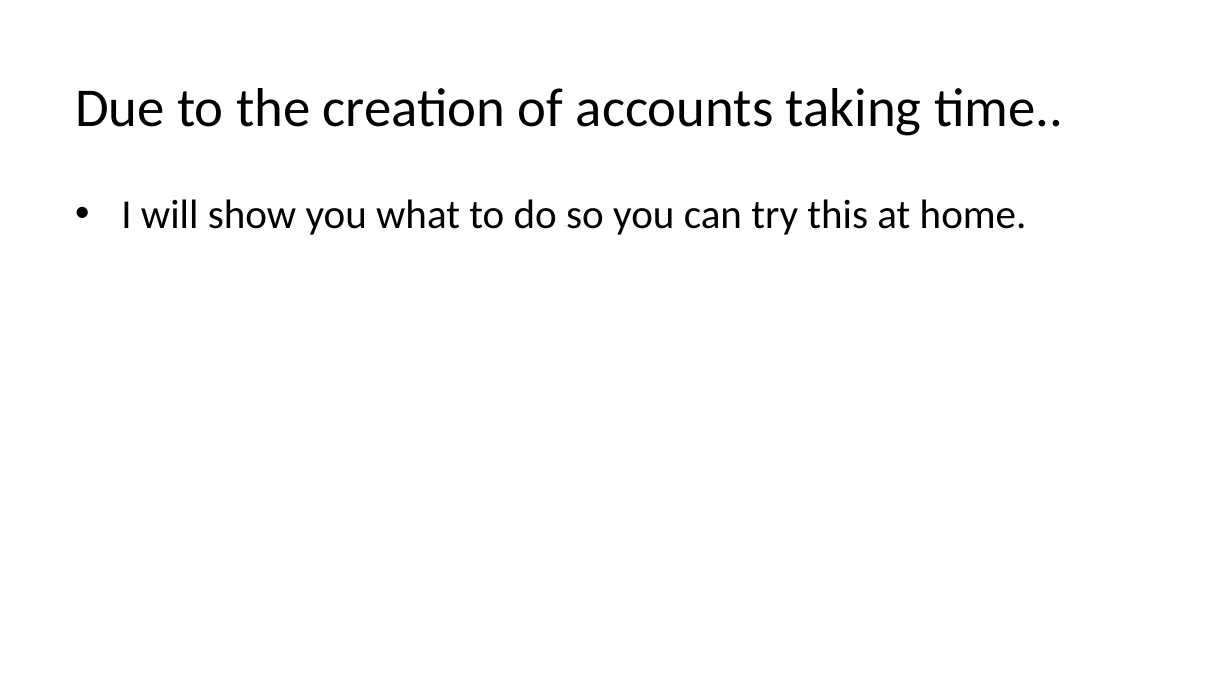
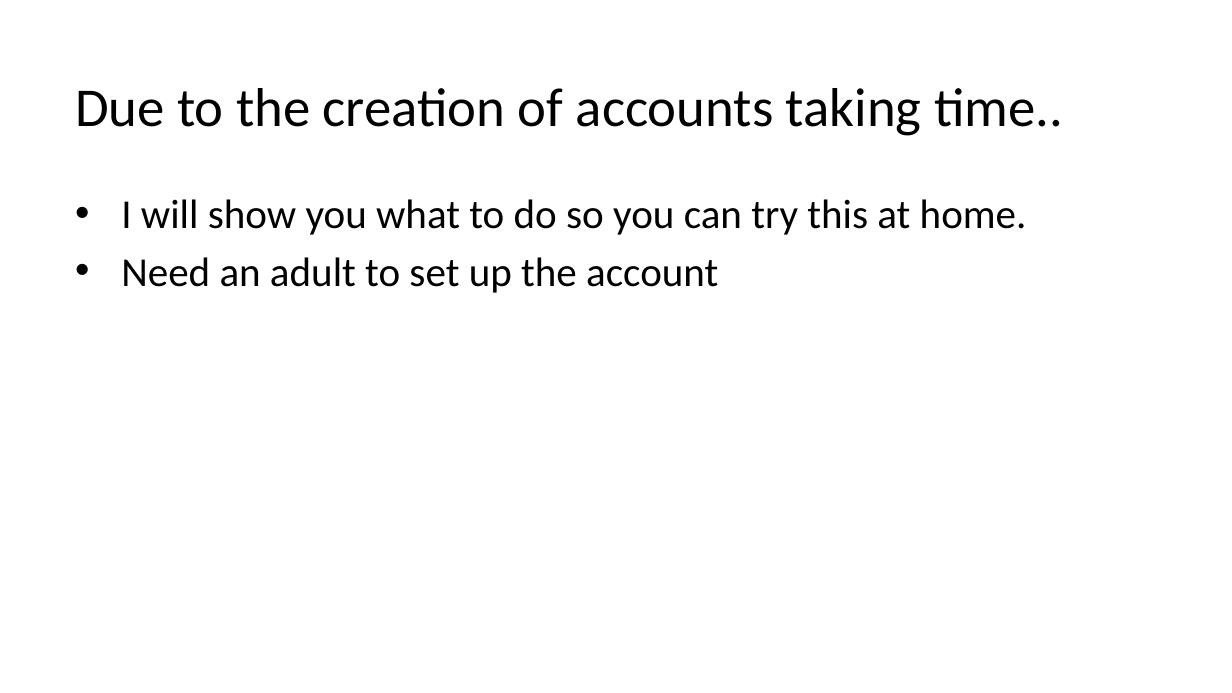
Before and after one commit to fi67/startPoint, a slide deck: slide 23 of rpsc2023.pptx. Drawn at 1232x693 pixels with LibreOffice and Linux fonts; fonts in the diff are those of the drawing; background and template pictures are left out. Boxes give left, top, right and bottom in pixels: in the first picture for what was removed or moved away, otherwise in the second. Text is boxed around its words. In the diff, an @@ line names an element or a change of style, - is before the commit and + after.

```diff
--- a/rpsc2023.pptx
+++ b/rpsc2023.pptx
@@ text at [121, 257, 718, 293]: paragraph added @@
+• Need an adult to set up the account
```
Also in this commit, not shown: 9 other slides changed, 1 slide added, 1 slide removed, 1 other file.
